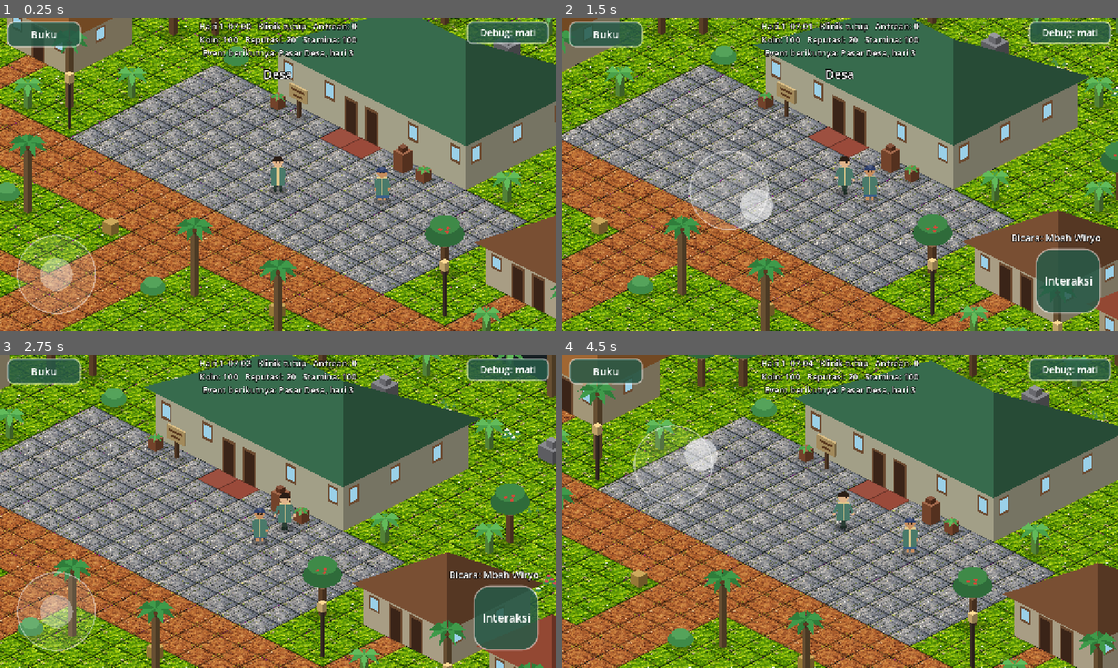
Above: before the commit, frames 1-4 (two rows, left to right).
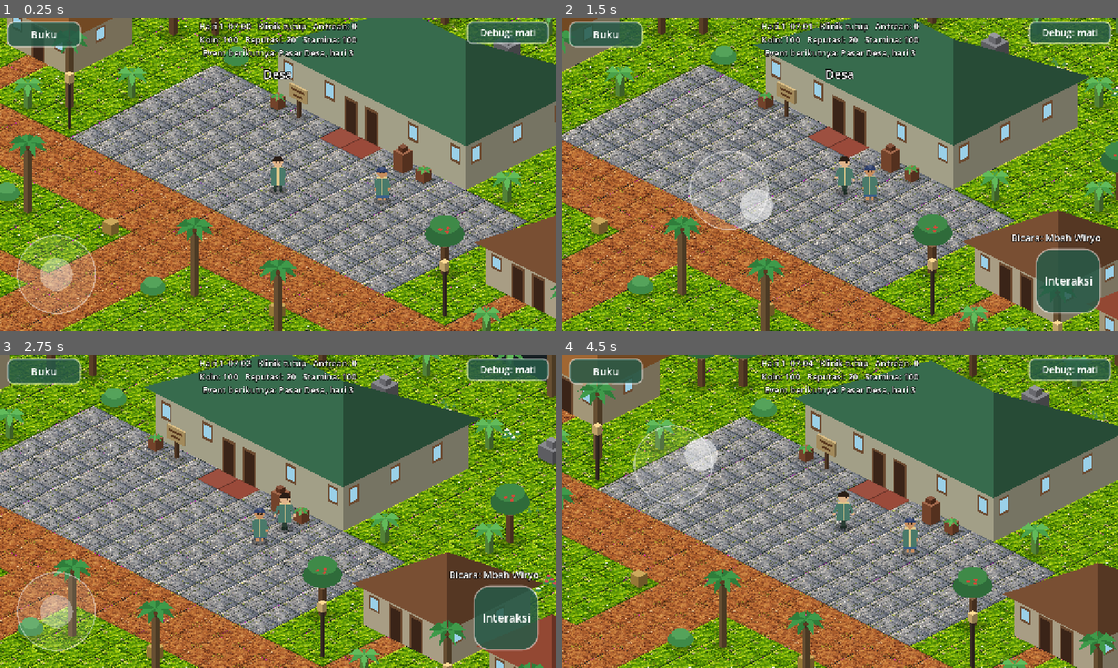
Above: after the commit, the same moments.

Repository: hadydaw/tabib-tradisional
Game: Godot game, scene res://scenes/world/game_world.tscn
The game is run twice, just before and just after one commit, with the same random seed, the same clock (stepped at 60 frames per second) and the same inputs.
Inputs (mouse positions are in pixels of both pictures, inside the frame that each line leads up to):
- Up to frame 1 (0.25 s): no input
- Up to frame 2 (1.5 s): tap Enter (ui_accept) at 0.5, 0.77 s; move the mouse to (962, 158) at 0.52 s; hold Right (ui_right) 0.53-1.25 s; click (962, 158) at 0.67 s; drag from (728, 190) to (812, 237) at 1.27 s
- Up to frame 3 (2.75 s): move the mouse to (333, 442) at 2.02 s; hold Right (ui_right) from 2.03 s (still down)
- Up to frame 4 (4.5 s): release Right (ui_right) at 2.75 s; drag from (812, 574) to (673, 464) at 2.77 s; move the mouse to (1006, 558) at 3.52 s; hold Left (ui_left) 3.53-4.25 s; tap Enter (ui_accept) at 3.77 s; drag from (673, 464) to (756, 433) at 4.27 s

The runs differ from the first frame. In frame 1, 5.5% of the frame differs, in the area x 0-100%, y 0-100%; in frame 2, 5.1%; in frame 3, 4.8%; in frame 4, 5.3%.

Commit message:
Lantai bertekstur tanpa garis kisi agar sambungan tile tidak terlihat
Co-Authored-By: Claude Haiku 5.5 <noreply@anthropic.com>
Claude-Session: https://claude.ai/code/session_011EntzYKGwFU1FX7pvc1uqi

Diff:
--- a/game/features/world/iso_ground_map_view.gd
+++ b/game/features/world/iso_ground_map_view.gd
@@ -28,7 +28,11 @@
 		var m: ArrayMesh = IsoMapMeshes.fill_mesh(map, tile, kind)
 		if m != null:
 			_meshes.append(m)
-	_lines = IsoMapMeshes.line_mesh(map, tile)
+	var textured_kinds: Array[int] = []
+	for kind in range(TileKinds.COUNT):
+		if TileKinds.TEXTURES.has(kind):
+			textured_kinds.append(kind)
+	_lines = IsoMapMeshes.line_mesh(map, tile, textured_kinds)
 	queue_redraw()
 
 
--- a/game/features/world/iso_map_meshes.gd
+++ b/game/features/world/iso_map_meshes.gd
@@ -21,11 +21,14 @@
 	return IsoMeshes._build(verts, cols, Mesh.PRIMITIVE_TRIANGLES)
 
 
-static func line_mesh(map: GroundMap, tile: Vector2) -> ArrayMesh:
+static func line_mesh(map: GroundMap, tile: Vector2, skip_kinds: Array[int] = []) -> ArrayMesh:
 	var verts := PackedVector2Array()
 	var cols := PackedColorArray()
 	for y in range(map.height):
 		for x in range(map.width):
+			# Lantai bertekstur tidak diberi garis kisi agar sambungan antar-tile tidak terlihat.
+			if skip_kinds.has(map.kind_at(Vector2i(x, y))):
+				continue
 			var p: PackedVector2Array = IsoMeshes.tile_corners(x, y, tile)
 			for k in range(4):
 				verts.append(p[k])
